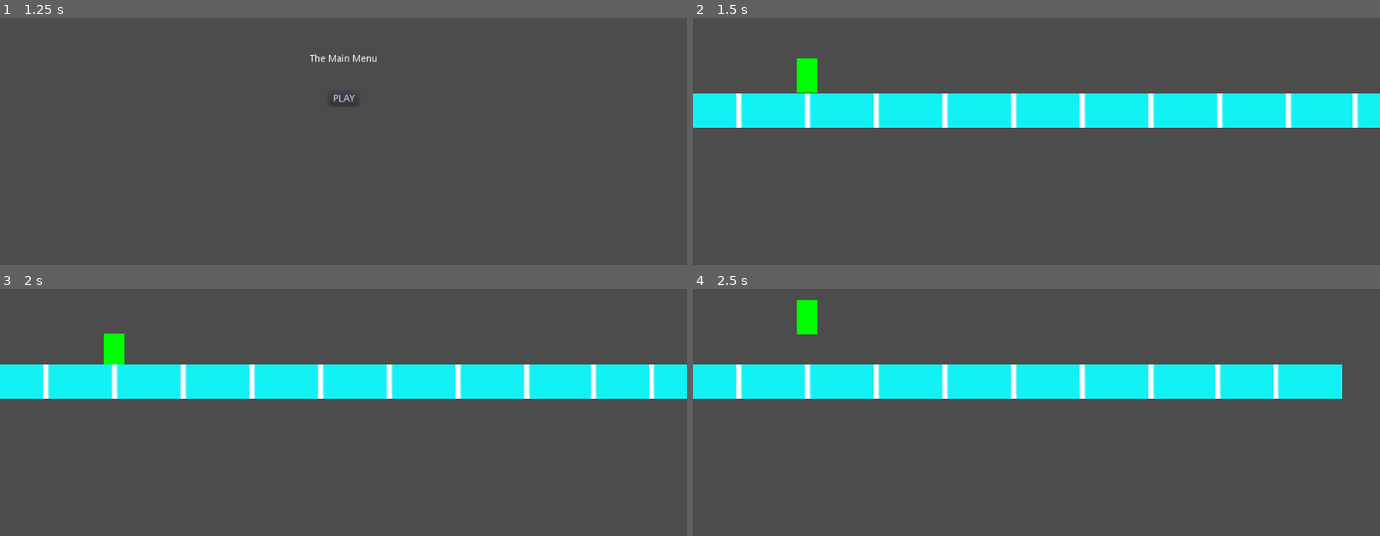
Above: before the commit, frames 1-4 (two rows, left to right).
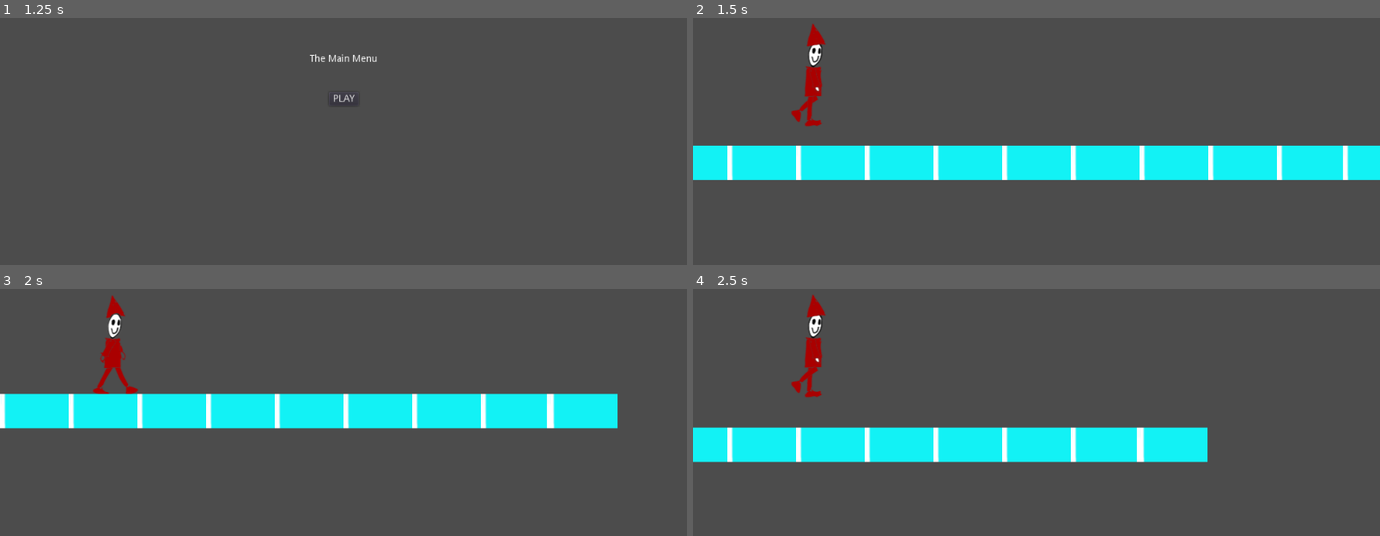
Above: after the commit, the same moments.

Repository: the-g-force/FamJam-December2020
Game: Godot game, scene res://src/SplashScreen.tscn
Two runs of this game, one before a commit and one after it. Both use one fixed random seed, a clock stepped at 60 frames per second and the inputs below.
Inputs (mouse positions are in pixels of both pictures, inside the frame that each line leads up to):
- Up to frame 1 (1.25 s): tap Enter at 0.5 s; move the mouse to (494, 37) at 0.52 s; click (494, 37) at 0.67 s; tap Space (jump) at 0.77 s
- Up to frame 2 (1.5 s): click "PLAY" at 1.25 s
- Up to frame 3 (2 s): no input
- Up to frame 4 (2.5 s): move the mouse to (899, 350) at 2.02 s; click (899, 350) at 2.17 s; tap Space (jump) at 2.27 s

Frame 1 is identical in both runs. In frame 2, 28% of the frame differs, in the area x 0-100%, y 2-66%; in frame 3, 24%; in frame 4, 25%.

Commit message:
Move the elf rather than the tiles

Diff:
--- a/project/src/Elf.gd
+++ b/project/src/Elf.gd
@@ -11,6 +11,7 @@
 var _velocity := Vector2.ZERO
 
 func _physics_process(delta:float):
+	_velocity.x = 300
 	_velocity.y += GRAVITY * delta
 
 	if is_on_floor():
@@ -24,9 +25,3 @@
 
 # warning-ignore:return_value_discarded
 	move_and_slide(_velocity, Vector2.UP)
-
-
-func _draw():
-	var extents:Vector2 = $CollisionShape2D.shape.extents
-	var box := Rect2(-extents, extents*2)
-	draw_rect(box, Color.green)
--- a/project/src/Elf.tscn
+++ b/project/src/Elf.tscn
@@ -1,9 +1,27 @@
-[gd_scene load_steps=3 format=2]
+[gd_scene load_steps=14 format=2]
 
 [ext_resource path="res://src/Elf.gd" type="Script" id=1]
+[ext_resource path="res://assets/walking/walk4.png" type="Texture" id=2]
+[ext_resource path="res://assets/walking/walk6.png" type="Texture" id=3]
+[ext_resource path="res://assets/walking/walk7.png" type="Texture" id=4]
+[ext_resource path="res://assets/walking/walk3.png" type="Texture" id=5]
+[ext_resource path="res://assets/walking/walk2.png" type="Texture" id=6]
+[ext_resource path="res://assets/walking/walk9.png" type="Texture" id=7]
+[ext_resource path="res://assets/walking/walk8.png" type="Texture" id=8]
+[ext_resource path="res://assets/walking/walk10.png" type="Texture" id=9]
+[ext_resource path="res://assets/walking/walk5.png" type="Texture" id=10]
+[ext_resource path="res://assets/walking/walk1.png" type="Texture" id=11]
 
 [sub_resource type="RectangleShape2D" id=1]
-extents = Vector2( 15, 25 )
+extents = Vector2( 31.8575, 72.4528 )
+
+[sub_resource type="SpriteFrames" id=2]
+animations = [ {
+"frames": [ ExtResource( 11 ), ExtResource( 6 ), ExtResource( 5 ), ExtResource( 2 ), ExtResource( 10 ), ExtResource( 3 ), ExtResource( 4 ), ExtResource( 8 ), ExtResource( 7 ), ExtResource( 9 ) ],
+"loop": true,
+"name": "walk",
+"speed": 5.0
+} ]
 
 [node name="Elf" type="KinematicBody2D"]
 script = ExtResource( 1 )
@@ -12,7 +30,12 @@
 }
 
 [node name="CollisionShape2D" type="CollisionShape2D" parent="."]
+position = Vector2( 2.48529, -74.7896 )
 shape = SubResource( 1 )
-__meta__ = {
-"_edit_lock_": true
-}
+
+[node name="AnimatedSprite" type="AnimatedSprite" parent="."]
+position = Vector2( 2.32352, -76.9511 )
+frames = SubResource( 2 )
+animation = "walk"
+frame = 7
+playing = true
--- a/project/src/TestLevel.gd
+++ b/project/src/TestLevel.gd
@@ -9,12 +9,11 @@
 
 var was_gap_last_cycle := false
 
-var _progress : float = 0
-var _until_next_tile := 0
+var _until_next_tile := 0.0
 
 var _tile_sequence := 0
 
-onready var _TILE_WIDTH = $Tiles/Tile.width()
+onready var _TILE_WIDTH = 100
 onready var _tiles := $Tiles
 
 func _ready():
@@ -22,19 +21,14 @@
 
 
 func _process(delta):
-	_progress += tile_speed * delta
 	_until_next_tile -= tile_speed * delta
 	if _until_next_tile <= 0:
-		if _tile_sequence == 2:
-			_tile_sequence = 0
-		else:
-			var new_tile = TILE.instance()
-			new_tile.position.x = 1000 + _until_next_tile
-			_tiles.add_child(new_tile)
-			_tile_sequence += 1
+#		if _tile_sequence == 2:
+#			_tile_sequence = 0
+#		else:
+		var new_tile = TILE.instance()
+		new_tile.position.x = int(1000 + _until_next_tile)
+		_tiles.add_child(new_tile)
+		_tile_sequence += 1
 
 		_until_next_tile += _TILE_WIDTH
-
-
-	for tile in _tiles.get_children():
-		tile.position.x -= tile_speed*delta
--- a/project/src/TestLevel.tscn
+++ b/project/src/TestLevel.tscn
@@ -8,10 +8,14 @@
 script = ExtResource( 2 )
 
 [node name="Elf" parent="." instance=ExtResource( 1 )]
-position = Vector2( 166, 310 )
+position = Vector2( 166, 400 )
+
+[node name="Camera2D" type="Camera2D" parent="Elf"]
+position = Vector2( 334, -100 )
+current = true
 
 [node name="Tiles" type="Node2D" parent="."]
-position = Vector2( 0, 350 )
+position = Vector2( 0, 440 )
 
 [node name="Tile" parent="Tiles" instance=ExtResource( 3 )]
 
